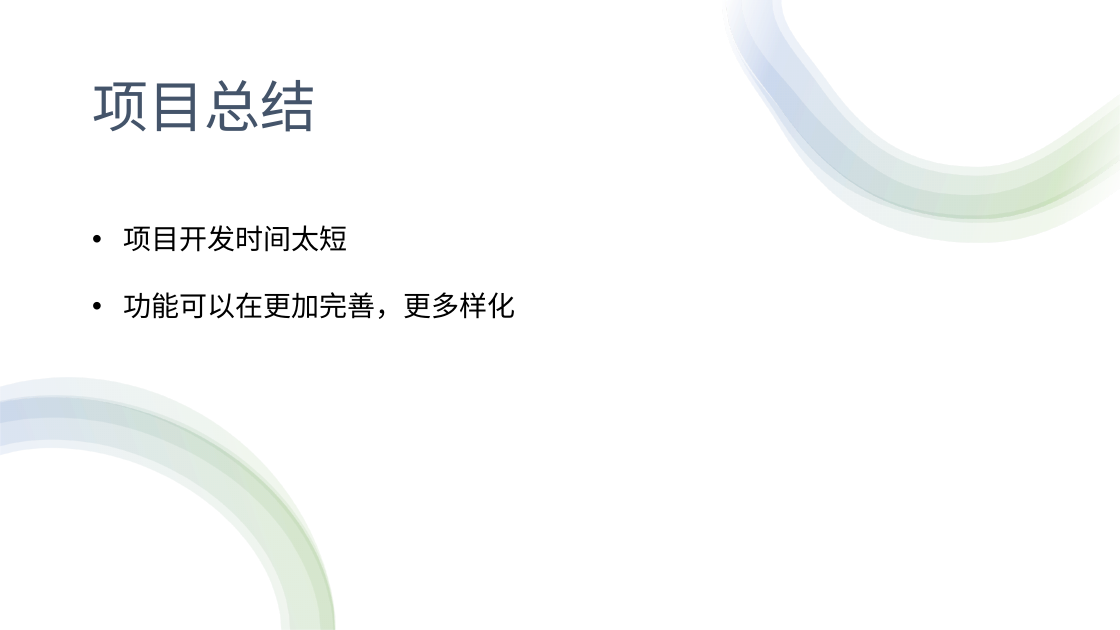
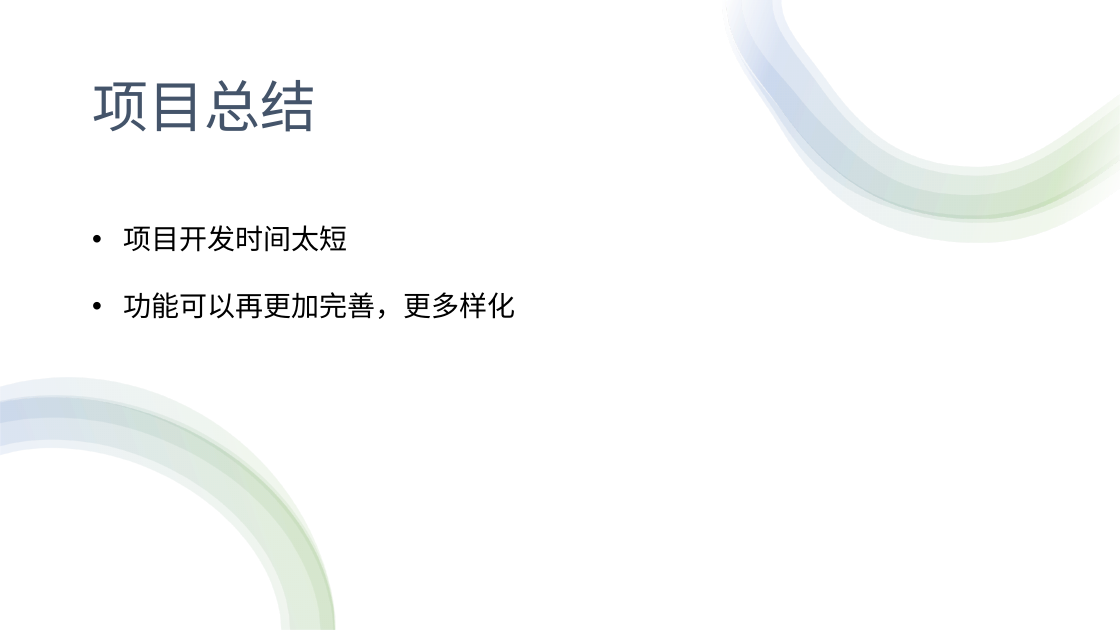
Before and after one commit to SeeChen/LCS_lanChatSoftware, a slide deck: slide 18 of LCS-实时通讯软件5组/LCS实时通讯软件.pptx (slide 14 before the commit). Drawn at 1120x630 pixels with LibreOffice and Linux fonts; fonts in the diff are those of the drawing. Boxes give left, top, right and bottom in pixels: in the first picture for what was removed or moved away, otherwise in the second. Text is boxed around its words. In the diff, an @@ line names an element or a change of style, - is before the commit and + after.

```diff
--- a/LCS-实时通讯软件5组/LCS实时通讯软件.pptx
+++ b/LCS-实时通讯软件5组/LCS实时通讯软件.pptx
@@ text at box(124, 292, 516, 319): text changed @@
-• 功能可以在更加完善，更多样化
+• 功能可以再更加完善，更多样化
```
Also in this commit, not shown: 4 other slides changed, 4 slides added, 1 other file.
